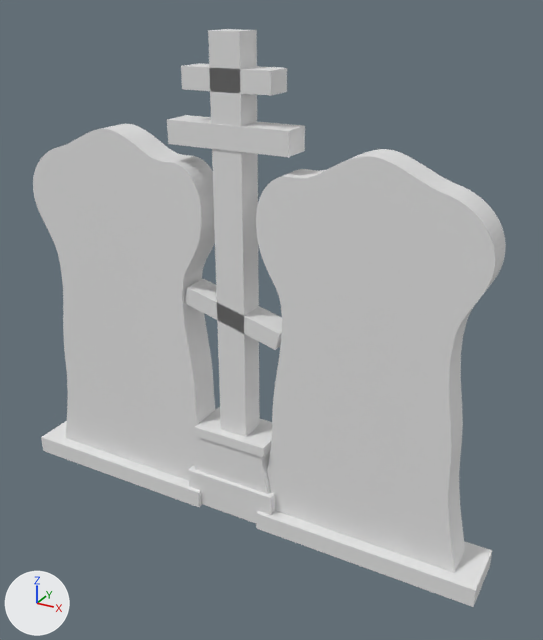
Renders of the glTF model models/stele99.glb from each side of a commit.
Camera for both pictures: a 50 mm lens placed at (0.818, -1.332, 1.374), pointed at (0.076, 0.019, 0.699). Every picture has the same lights, and +X, +Y and +Z are marked at lower left. The older version comes first. Where no turn or scale is listed for an object, it has been applied to the vertices. Vertices at exactly the same position are counted once.

The scene before the commit, as lines of its bpy script (objects in view):
```python
ob_03___left_shaped_black_stele = bpy.data.objects.new('03 | Left shaped black stele', me_03___left_shaped_black_stele_mesh)
ob_03___left_shaped_black_stele.location = (0.0, 0.0, 0.0)
ob_04___right_shaped_black_stele = bpy.data.objects.new('04 | Right shaped black stele', me_04___right_shaped_black_stele_mesh)
ob_04___right_shaped_black_stele.location = (0.0, 0.0, 0.0)
ob_05___left_stele_foot = bpy.data.objects.new('05 | Left stele foot', me_куб_002)
ob_05___left_stele_foot.location = (0.0, 0.0, 0.0)
ob_05___right_stele_foot = bpy.data.objects.new('05 | Right stele foot', me_куб_004)
ob_05___right_stele_foot.location = (0.0, 0.0, 0.0)
ob_07___cross_pedestal_base = bpy.data.objects.new('07 | Cross pedestal base', me_куб_006)
ob_07___cross_pedestal_base.location = (0.0, 0.0, 0.0)
ob_08___tapered_cross_pedestal = bpy.data.objects.new('08 | Tapered cross pedestal', me_08___tapered_cross_pedestal_mesh)
ob_08___tapered_cross_pedestal.location = (0.0, 0.0, 0.0)
ob_10___cross_vertical_beam = bpy.data.objects.new('10 | Cross vertical beam', me_куб_008)
ob_10___cross_vertical_beam.location = (0.0, 0.0, 0.0)
ob_11___cross_upper_bar = bpy.data.objects.new('11 | Cross upper bar', me_куб_009)
ob_11___cross_upper_bar.location = (0.0, 0.0, 0.0)
ob_12___cross_middle_bar = bpy.data.objects.new('12 | Cross middle bar', me_куб_010)
ob_12___cross_middle_bar.location = (0.0, 0.0, 0.0)
# also in view: '09 | Pedestal top cap' at (0.0, 0.0, 0.397); '13 | Cross slanted lower bar' at (0.0, 0.0, 0.707)
```
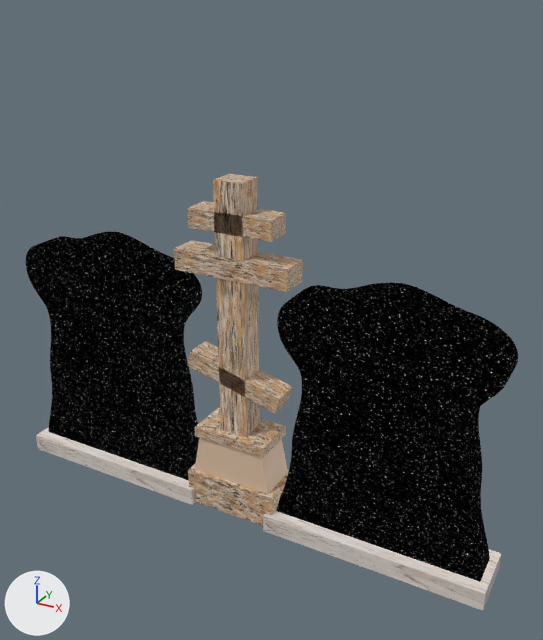
What differs and where, as boxes [x1, y1, x2, y2] in the pictures (543 x 640 px):
'04 | Right shaped black stele', surface changed, moved, rescaled (white to black, 29% shorter)
    before: [256, 149, 506, 573]
    after: [276, 282, 518, 582]
'03 | Left shaped black stele', deleted
    before: [33, 124, 216, 481]
'04 | Right shaped black stele.001', added
    after: [25, 231, 202, 481]
'10 | Cross vertical beam', surface changed, rescaled (white to brown)
    before: [208, 29, 260, 437]
    after: [213, 174, 260, 437]
'12 | Cross middle bar', surface changed, moved
    before: [167, 115, 305, 157]
    after: [174, 240, 303, 292]
'05 | Right stele foot', surface changed, recoloured, moved
    before: [256, 511, 492, 607]
    after: [263, 509, 501, 611]
'13 | Cross slanted lower bar', surface changed, moved
    before: [184, 279, 282, 350]
    after: [187, 341, 293, 413]
'11 | Cross upper bar', surface changed, moved
    before: [181, 63, 287, 96]
    after: [187, 201, 286, 242]
'05 | Left stele foot', surface changed, recoloured, moved
    before: [41, 421, 202, 507]
    after: [36, 427, 195, 505]
'08 | Tapered cross pedestal', surface changed (white to beige)
    both: [195, 438, 270, 494]
'07 | Cross pedestal base', surface changed (white to beige)
    both: [188, 466, 275, 523]
'09 | Pedestal top cap', surface changed (white to beige)
    both: [195, 407, 272, 458]

Edits to the bpy script that builds the scene:
```text
Add img_image_8:
    img_image_8 = load_image('Image_8', '_unpacked/Image_8', 800, 800, 'sRGB')
Add img_beige_granite_color2:
    img_beige_granite_color2 = load_image('beige_granite_color2', '_unpacked/beige_granite_color2', 800, 800, 'sRGB')
Add img_black_galaxy_color2:
    img_black_galaxy_color2 = load_image('black_galaxy_color2', '_unpacked/black_galaxy_color2', 800, 800, 'sRGB')
Change mat_black_polished_granite:
    remove # nodes: BsdfPrincipled, OutputMaterial
    nodes: BsdfTransparent, Emission, LightPath, MixShader, OutputMaterial, TexImage
    uses the picture img_black_galaxy_color2
Change mat_light_gray_granite_cross:
    remove mat_light_gray_granite_cross.base_color = (0.8, 0.8, 0.8)  # white #e7e7e7
    add mat_light_gray_granite_cross.texture = img_beige_granite_color2
Add mat_material_10:
    mat_material_10 = bpy.data.materials.new('Material_10')
    # uses the picture img_image_8
Change me_04___right_shaped_black_stele_mesh:
    where me_04___right_shaped_black_stele_mesh.from_pydata(...)  # 308 vertices, 612 faces; spans x 0.07..0.56, y -0.04..0.04, z 0.192..1.096
    used by ob_04___right_shaped_black_stele; location = (0.0, 0.0, 0.0)
    me_04___right_shaped_black_stele_mesh part 1: texture (UV) coordinates changed
Change me_куб_002:
    where me_куб_002.from_pydata(...)  # 8 vertices, 12 faces; spans x -0.607..-0.083, y -0.07..0.07, z 0.188..0.232
    remove me_куб_002.materials.append(mat_black_polished_granite)  # white #e7e7e7
    add me_куб_002.materials.append(mat_material_10)
Change me_куб_004:
    where me_куб_004.from_pydata(...)  # 8 vertices, 12 faces; spans x 0.083..0.607, y -0.07..0.07, z 0.188..0.232
    remove me_куб_004.materials.append(mat_black_polished_granite)  # white #e7e7e7
    add me_куб_004.materials.append(mat_material_10)
Add me_04___right_shaped_black_stele_mesh_001:
    me_04___right_shaped_black_stele_mesh_001.from_pydata(...)  # 308 vertices, 612 faces; spans x 0.07..0.56, y -0.04..0.04, z 0.128..0.732
    me_04___right_shaped_black_stele_mesh_001.materials.append(mat_black_polished_granite)
Remove ob_03___left_shaped_black_stele:
    ob_03___left_shaped_black_stele = bpy.data.objects.new('03 | Left shaped black stele', me_03___left_shaped_black_stele_mesh)
    ob_03___left_shaped_black_stele.location = (0.0, 0.0, 0.0)
Change ob_04___right_shaped_black_stele:
    ob_04___right_shaped_black_stele.location: (0.0, 0.0, 0.0) -> (0.05, 0.0, 0.1)
    ob_04___right_shaped_black_stele.scale: (1.0, 1.0, 1.0) -> (1.0, 1.0, 0.668)
Change ob_05___left_stele_foot:
    ob_05___left_stele_foot.location: (0.0, 0.0, 0.0) -> (-0.02, 0.0, 0.0)
Change ob_05___right_stele_foot:
    ob_05___right_stele_foot.location: (0.0, 0.0, 0.0) -> (0.02, 0.0, 0.0)
Change ob_10___cross_vertical_beam:
    ob_10___cross_vertical_beam.scale: (1.0, 1.0, 1.0) -> (1.0, 1.0, 0.778)
Change ob_11___cross_upper_bar:
    ob_11___cross_upper_bar.location: (0.0, 0.0, 0.0) -> (0.0, 0.0, -0.29)
Change ob_12___cross_middle_bar:
    ob_12___cross_middle_bar.location: (0.0, 0.0, 0.0) -> (0.0, 0.0, -0.28)
Change ob_13___cross_slanted_lower_bar:
    ob_13___cross_slanted_lower_bar.location: (0.0, 0.0, 0.0) -> (0.0, 0.0, -0.16)
Add ob_04___right_shaped_black_stele_001:
    ob_04___right_shaped_black_stele_001 = bpy.data.objects.new('04 | Right shaped black stele.001', me_04___right_shaped_black_stele_mesh_001)
    ob_04___right_shaped_black_stele_001.location = (-0.68, 0.0, 0.1)
```
